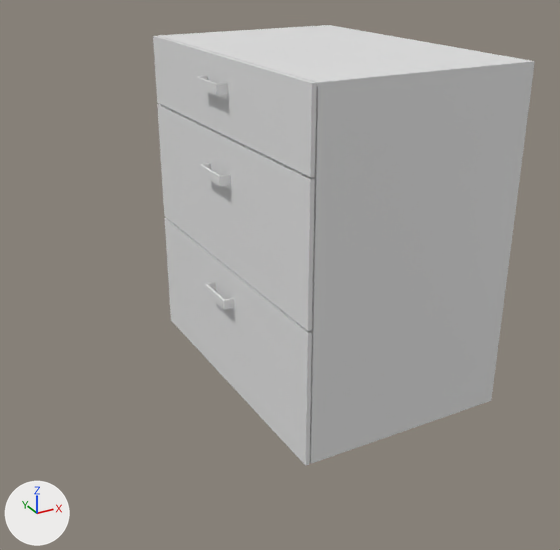
Before and after pictures for a commit that changed the Blender file Drawers.blend.
Both versions are drawn from a camera (50 mm lens) standing at (-1.024, -1.671, 0.581) and looking at (-0.156, -0.093, -0.208). Arrows for +X, +Y and +Z are at lower left; the lights stay in place.

The first picture shows 'Drawer_Bottom', 'Drawer_Middle', 'Drawer_Top', 'Main_Drawer_Compartment'.
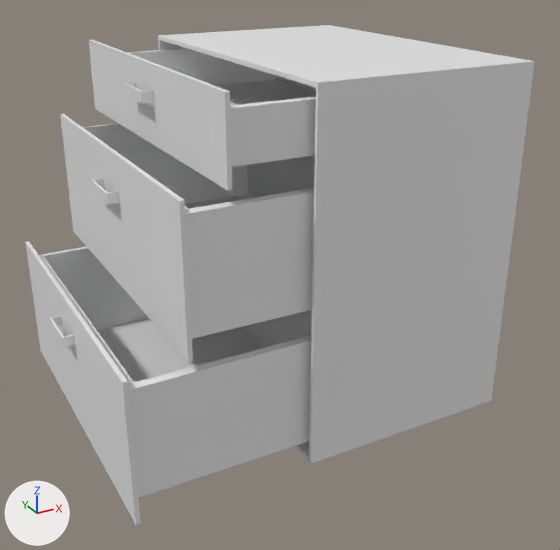
What changed in the scene script:
```text
Change ob_drawer_bottom:
    ob_drawer_bottom.location: (-0.065, -0.01, -0.355) -> (-0.47, -0.01, -0.355)
Change ob_drawer_middle:
    ob_drawer_middle.location: (-0.065, -0.01, -0.018) -> (-0.337, -0.01, -0.018)
Change ob_drawer_top:
    ob_drawer_top.location: (-0.065, -0.01, 0.241) -> (-0.242, -0.01, 0.241)
```

What differs and where, as boxes (x1, y1, x2, y2) in the pictures (560 x 550 px):
'Drawer_Bottom', moved
    before: (164, 218, 312, 466)
    after: (25, 241, 312, 525)
'Drawer_Middle', moved
    before: (157, 104, 315, 331)
    after: (60, 114, 315, 362)
'Drawer_Top', moved
    before: (153, 36, 316, 177)
    after: (89, 40, 316, 191)
